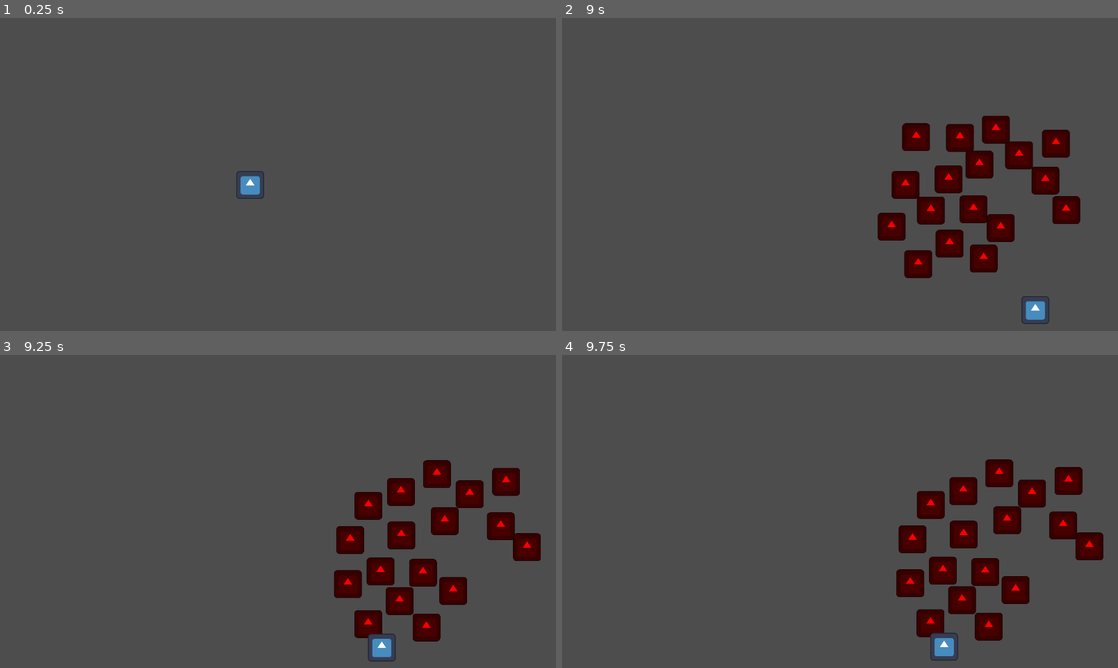
Above: before the commit, frames 1-4 (two rows, left to right).
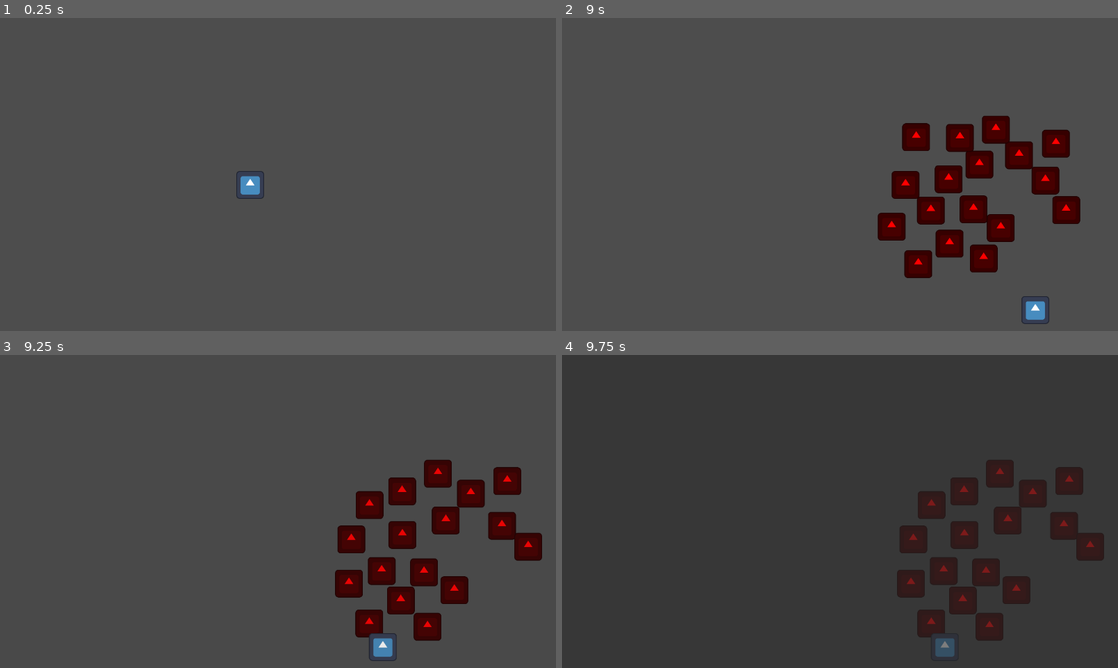
Above: after the commit, the same moments.

Repository: 0ctodice/GMTK-2026
Game: Godot game, scene res://Scene/world.tscn
Two runs of this game, one before a commit and one after it. Both use one fixed random seed, a clock stepped at 60 frames per second and the inputs below. The engine's default icon, where the game draws it, is replaced by a stand-in: a white triangle on a blue panel in a dark square.
Inputs:
- Up to frame 1 (0.25 s): no input
- Up to frame 2 (9 s): tap Enter at 0.5 s; hold D (move_right) 0.53-1.28 s; tap Space (dash) every 0.75 s from 0.6 to 8.85 s; hold S (move_down) 1.28-2.03 s; hold D (move_right) 2.03-2.78 s; hold W (move_up) 2.78-3.53 s; hold A (move_left) 3.53-5.03 s; hold S (move_down) 5.03-5.78 s; hold D (move_right) 5.78-6.53 s; hold W (move_up) 6.53-7.28 s; hold D (move_right) 7.28-8.03 s; hold S (move_down) 8.03-8.78 s; hold A (move_left) from 8.78 s (still down)
- Up to frame 3 (9.25 s): keep holding A (move_left)
- Up to frame 4 (9.75 s): release A (move_left) at 9.53 s; hold W (move_up) from 9.53 s (still down); tap Space (dash) at 9.6 s

Frames 1-2 are identical in both runs. In frame 3, 1.3% of the frame differs, in the area x 60-98%, y 33-98%; in frame 4, 7.8%.

Commit message:
working on transition to shop

Diff:
--- a/Scene/world.tscn
+++ b/Scene/world.tscn
@@ -3,17 +3,24 @@
 [ext_resource type="PackedScene" uid="uid://copfvkcl5x44x" path="res://Scene/level_manager.tscn" id="1_dlwip"]
 [ext_resource type="PackedScene" uid="uid://dgil5o3d8ni15" path="res://Scene/player.tscn" id="1_emx41"]
 [ext_resource type="Script" uid="uid://c7ymkkyy8fyu4" path="res://Script/camera_manager.gd" id="3_ejll3"]
+[ext_resource type="Script" uid="uid://bfjcvv2v5o2iv" path="res://Script/ui_manager.gd" id="4_scul4"]
 
 [sub_resource type="NavigationPolygon" id="NavigationPolygon_emx41"]
 vertices = PackedVector2Array(294, 158, 26, 158, 26, 26, 294, 26)
 polygons = Array[PackedInt32Array]([PackedInt32Array(0, 1, 2, 3)])
 outlines = Array[PackedVector2Array]([PackedVector2Array(16, 16, 304, 16, 304, 168, 16, 168)])
 
+[sub_resource type="LabelSettings" id="LabelSettings_scul4"]
+font_size = 32
+
+[sub_resource type="LabelSettings" id="LabelSettings_pcvp0"]
+
 [node name="World" type="Node2D" unique_id=631941428]
 
 [node name="GameManager" parent="." unique_id=1444721510 instance=ExtResource("1_dlwip")]
 
 [node name="NavigationRegion2D" type="NavigationRegion2D" parent="." unique_id=1698914814]
+visible = false
 navigation_polygon = SubResource("NavigationPolygon_emx41")
 
 [node name="RigidBody2D" type="StaticBody2D" parent="." unique_id=901506894]
@@ -28,3 +35,49 @@
 offset = Vector2(160, 90)
 script = ExtResource("3_ejll3")
 strength = 1.0
+
+[node name="UI" type="Control" parent="." unique_id=2092935311]
+layout_mode = 3
+anchors_preset = 15
+anchor_right = 1.0
+anchor_bottom = 1.0
+offset_right = 320.0
+offset_bottom = 180.0
+grow_horizontal = 2
+grow_vertical = 2
+script = ExtResource("4_scul4")
+
+[node name="ColorRect" type="ColorRect" parent="UI" unique_id=1142385732]
+layout_mode = 0
+offset_left = -50.0
+offset_top = -50.0
+offset_right = 370.0
+offset_bottom = 230.0
+color = Color(0.16470589, 0.16470589, 0.16470589, 1)
+
+[node name="Strive" type="Label" parent="UI" unique_id=1133821549]
+layout_mode = 1
+anchors_preset = 10
+anchor_right = 1.0
+offset_top = 68.0
+offset_bottom = 113.000015
+grow_horizontal = 2
+text = "9"
+label_settings = SubResource("LabelSettings_scul4")
+horizontal_alignment = 1
+vertical_alignment = 1
+
+[node name="Remaining" type="Label" parent="UI" unique_id=1439172269]
+layout_mode = 1
+anchors_preset = 12
+anchor_top = 1.0
+anchor_right = 1.0
+anchor_bottom = 1.0
+offset_top = -80.0
+offset_bottom = -57.0
+grow_horizontal = 2
+grow_vertical = 0
+text = "STRIVE REMAINING"
+label_settings = SubResource("LabelSettings_pcvp0")
+horizontal_alignment = 1
+vertical_alignment = 1
--- a/Script/base_enemy.gd
+++ b/Script/base_enemy.gd
@@ -10,11 +10,14 @@
 var movement_delta: float
 var can_move: bool = true
 
+var tween_resume: Tween
+
 # Called when the node enters the scene tree for the first time.
 func _ready():
 	player = get_tree().get_first_node_in_group("Player")
 	nav_agent.velocity_computed.connect(_on_velocity_computed)
 	EventBus.player_died.connect(func(): can_move = false)
+	EventBus.player_revived.connect(resume)
 
 # Called every frame. 'delta' is the elapsed time since the previous frame.
 func _process(delta):
@@ -40,3 +43,9 @@
 func _on_velocity_computed(safe_velocity: Vector2):
 	if can_move:
 		move_and_collide(safe_velocity.normalized() * movement_delta)
+
+func resume():
+	if tween_resume: tween_resume.kill()
+
+	tween_resume = create_tween()
+	tween_resume.tween_method(func(value: bool): can_move = value, false, true, 1)
--- a/Script/event_bus.gd
+++ b/Script/event_bus.gd
@@ -1,5 +1,7 @@
 extends Node
 
 signal player_died
+signal player_revived
+signal game_over
 
 signal screen_shake
--- a/Script/player_movement.gd
+++ b/Script/player_movement.gd
@@ -11,26 +11,31 @@
 @onready var hurt_box_collision_shape: CollisionShape2D = $HurtBox/CollisionShape2D
 @onready var visual: Sprite2D = $Sprite2D
 
+const MAX_HEALTH: int = 3
+
 var dashing: bool = false
-var can_dash: bool = true
+var resurrecting: bool = false
 var last_direction: Vector2 = Vector2.ZERO
 
+var can_move: bool = true
+var can_dash: bool = true
+var can_take_damage: bool = true
+var current_health: int = MAX_HEALTH
+
 var tween: Tween
-var can_move: bool = true
-
-const MAX_HEALTH: int = 3
-var current_health: int = MAX_HEALTH
 
 func _ready():
 	dashing_time.timeout.connect(func():
 		dashing = false
-		hurt_box_collision_shape.disabled = false
+		if not resurrecting:
+			hurt_box_collision_shape.disabled = false
 		dashing_time.stop()
 		dash_cooldown.start()
 	)
 
 	dash_cooldown.timeout.connect(func(): can_dash = true)
 	EventBus.player_died.connect(func(): can_move = false)
+	EventBus.player_revived.connect(resurrection)
 
 
 func _physics_process(delta):
@@ -54,23 +59,41 @@
 		dashing_time.start()
 
 func _on_hurt_box_body_entered(body: Node2D):
-	var enemy_direction = (body as Enemy).get_last_direction()
-	var handle_damage = func(): take_damage(enemy_direction)
-	handle_damage.call_deferred()
+	if can_take_damage:
+		var enemy_direction = (body as Enemy).get_last_direction()
+		var handle_damage = func(): take_damage(enemy_direction)
+		can_take_damage = false
+		handle_damage.call_deferred()
 
 func take_damage(bounce_direction: Vector2):
 	hurt_box_collision_shape.disabled = true
 	velocity = bounce_direction * SPEED * DASH_FACTOR / 2
 	current_health -= 1
-	EventBus.screen_shake.emit()
 	if current_health == 0:
+		velocity = Vector2.ZERO
 		EventBus.player_died.emit()
 	elif current_health > 0:
-		if tween:
+		animate_damage(5)
+		EventBus.screen_shake.emit()
+
+func animate_damage(loops: int):
+	if tween:
 			tween.kill()
 
-		tween = create_tween()
-		tween.tween_property(visual, "visible", false, 0.1)
-		tween.chain().tween_property(visual, "visible", true, 0.1)
-		tween.set_loops(5)
-		tween.finished.connect(func(): hurt_box_collision_shape.disabled = false)
+	tween = create_tween()
+	tween.tween_property(visual, "visible", false, 0.1)
+	tween.chain().tween_property(visual, "visible", true, 0.1)
+	tween.set_loops(loops)
+	tween.finished.connect(func():
+		hurt_box_collision_shape.disabled = false
+		can_take_damage = true
+		if resurrecting:
+			resurrecting = false
+	)
+
+func resurrection():
+	can_move = true
+	can_dash = true
+	current_health = MAX_HEALTH
+	resurrecting = true
+	animate_damage(10)
--- /dev/null
+++ b/Script/ui_manager.gd
@@ -0,0 +1,61 @@
+extends Control
+
+@onready var color_rect: ColorRect = $ColorRect
+@onready var strive: Label = $Strive
+@onready var remaining: Label = $Remaining
+
+var tween: Tween
+
+var strive_remaining: int = 9
+var player_died: bool = false
+
+# Called when the node enters the scene tree for the first time.
+func _ready():
+	EventBus.player_died.connect(transition_to_ui)
+
+	color_rect.modulate = Color.TRANSPARENT
+	strive.modulate = Color.TRANSPARENT
+	remaining.modulate = Color.TRANSPARENT
+
+
+# Called every frame. 'delta' is the elapsed time since the previous frame.
+func transition_to_ui():
+	player_died = true
+	strive_remaining -= 1
+	if tween: tween.kill()
+
+	tween = create_tween()
+
+	tween.tween_property(color_rect, "modulate", Color.WHITE, 0.5)
+	tween.tween_property(color_rect, "modulate", Color.WHITE, 0.25)
+	tween.chain().tween_property(strive, "modulate", Color.WHITE, 0.5)
+	tween.chain().tween_property(strive, "text", str(strive_remaining), 0.5)
+	tween.chain().tween_property(strive, "text", str(strive_remaining), 0.5)
+	tween.chain().tween_property(remaining, "modulate", Color.WHITE, 0.25)
+	tween.finished.connect(func(): strive.text = str(strive_remaining))
+
+	if strive_remaining > 0:
+		transition_to_shop()
+	else:
+		transition_to_game_over()
+
+func transition_to_shop():
+	pass
+
+func transition_to_game_over():
+	pass
+
+func transition_to_game():
+	if tween: tween.kill()
+
+	tween = create_tween()
+
+	tween.tween_property(color_rect, "modulate", Color.TRANSPARENT, 0.5)
+	tween.parallel().tween_property(strive, "modulate", Color.TRANSPARENT, 0.5)
+	tween.parallel().tween_property(remaining, "modulate", Color.TRANSPARENT, 0.25)
+	tween.finished.connect(EventBus.player_revived.emit)
+
+	player_died = false
+
+func _input(_event):
+	if player_died and Input.is_action_just_pressed("dash"): transition_to_game()
Not shown, added: Script/ui_manager.gd.uid
